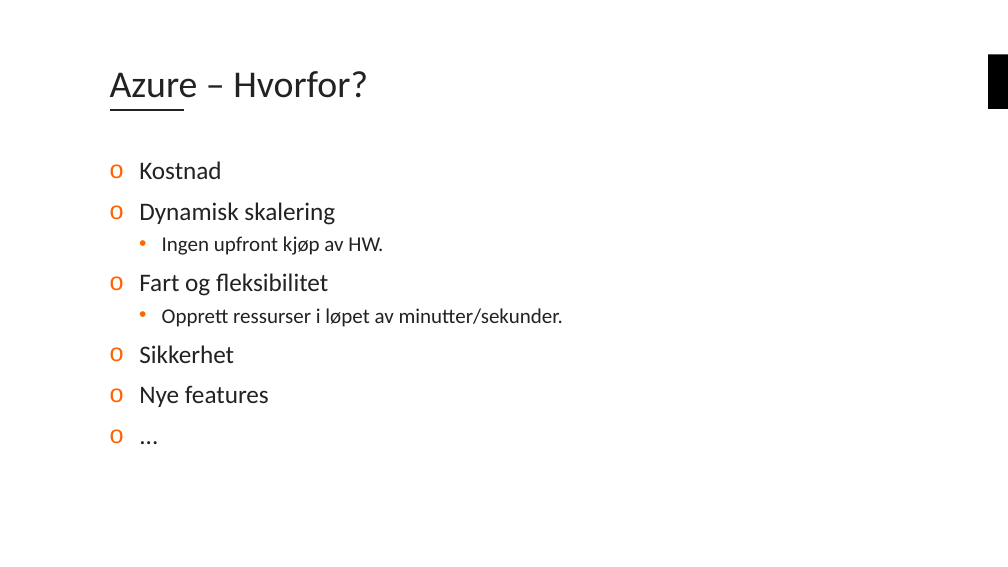
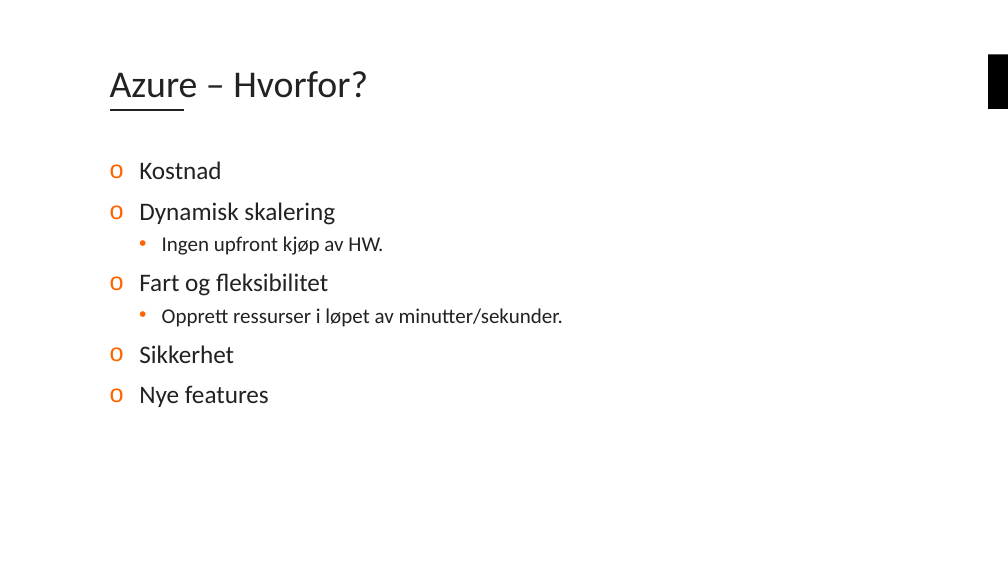
Before and after one commit to bouvet/azure-workshops, a slide deck: slide 6 of Workshop_1/Presentasjon/Azureskolen-Workshop#1.pptx. Drawn at 1008x567 pixels with LibreOffice and Linux fonts; fonts in the diff are those of the drawing; background and template pictures are left out. Boxes give left, top, right and bottom in pixels: in the first picture for what was removed or moved away, otherwise in the second. Text is boxed around its words. In the diff, an @@ line names an element or a change of style, - is before the commit and + after.

```diff
--- a/Workshop_1/Presentasjon/Azureskolen-Workshop#1.pptx
+++ b/Workshop_1/Presentasjon/Azureskolen-Workshop#1.pptx
@@ text at <box>139,161,563,407</box>: paragraph removed @@
-o ...
```
Also in this commit, not shown: 6 other slides changed, 2 slides added.
